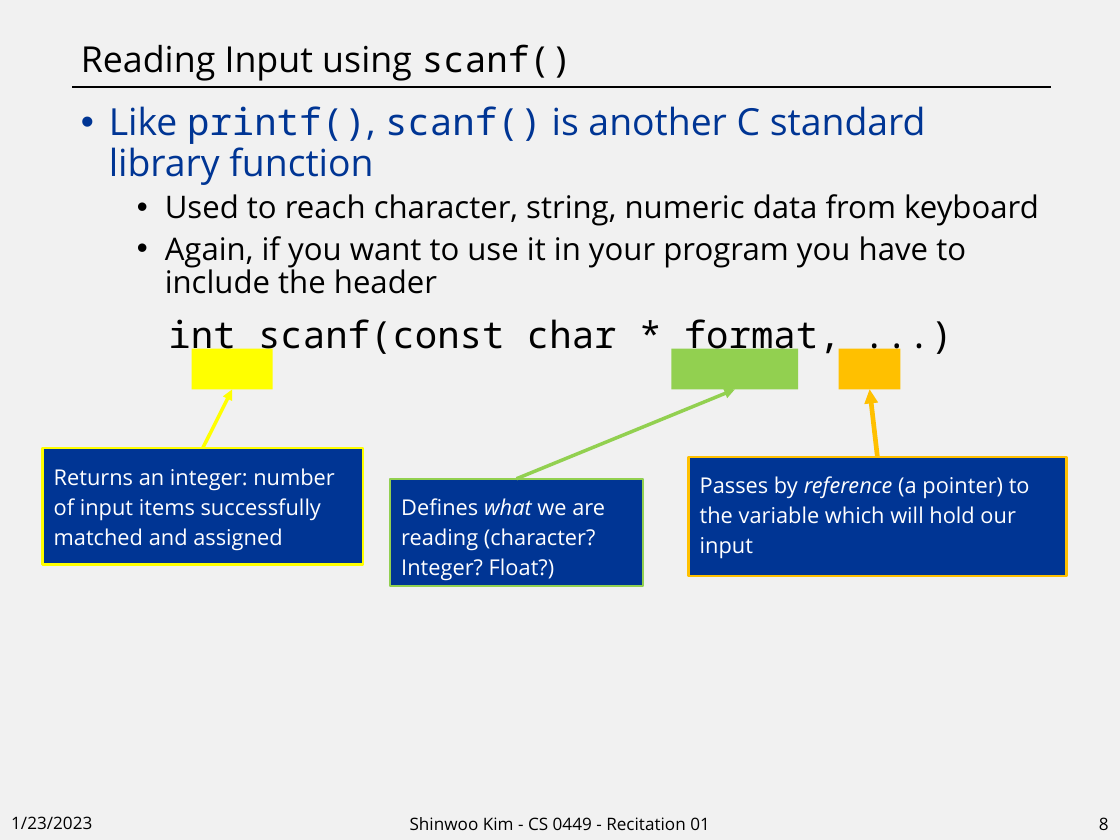
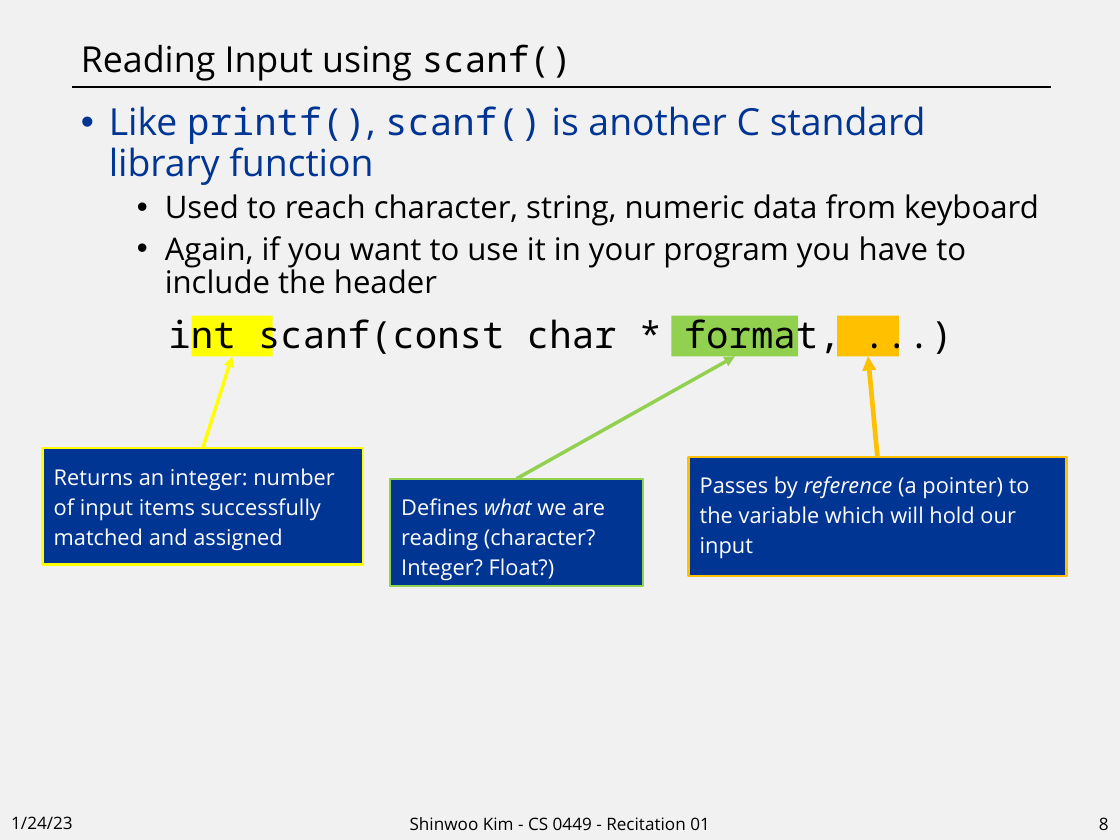
Before and after one commit to shinwookim/website-archive, a slide deck: slide 8 of teaching/CS0449-2234/rec01.pptx. Drawn at 1120x840 pixels with LibreOffice and Linux fonts; fonts in the diff are those of the drawing. Boxes give left, top, right and bottom in pixels: in the first picture for what was removed or moved away, otherwise in the second. Text is boxed around its words. In the diff, an @@ line names an element or a change of style, - is before the commit and + after.

```diff
--- a/teaching/CS0449-2234/rec01.pptx
+++ b/teaching/CS0449-2234/rec01.pptx
@@ 3 rectangles: place and size @@
-3 rectangles at <box>192,348,900,389</box>
+3 rectangles at <box>192,316,898,356</box>
@@ arrow moved from (203, 448) - (232, 390) to (203, 448) - (232, 356) @@
@@ arrow moved from (516, 478) - (735, 390) to (516, 478) - (735, 356) @@
@@ arrow moved from (877, 457) - (869, 390) to (877, 457) - (868, 356) @@
@@ text at <box>11,816,73,829</box>: text changed @@
-1/23/2023
+1/24/23
```
Also in this commit, not shown: 7 other slides changed, 4 other files.
